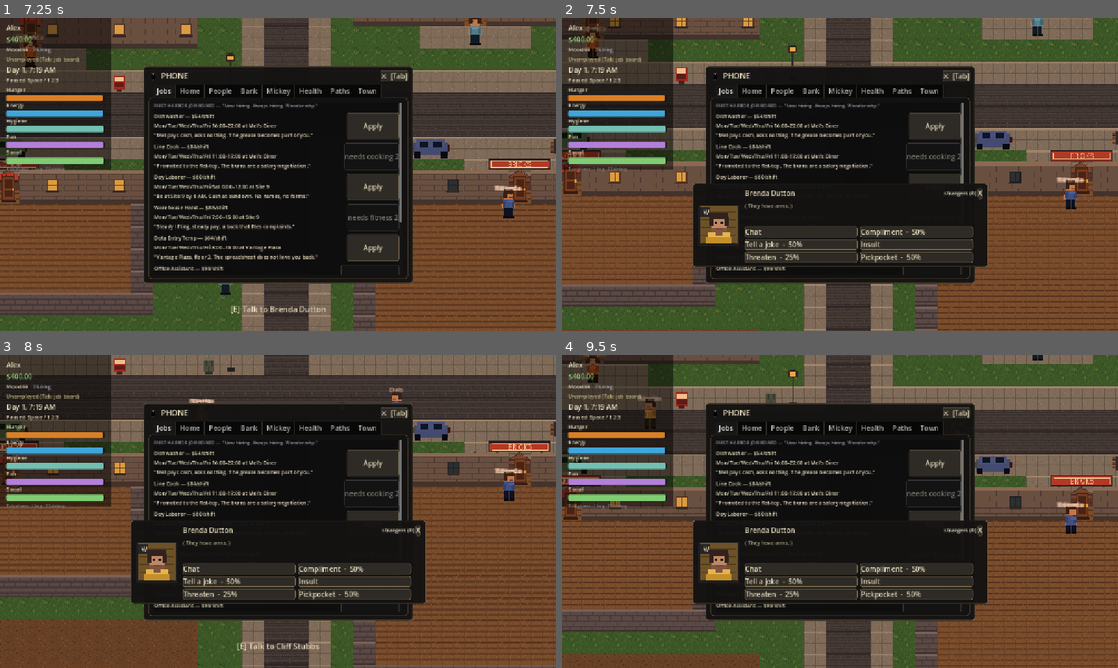
Above: before the commit, frames 1-4 (two rows, left to right).
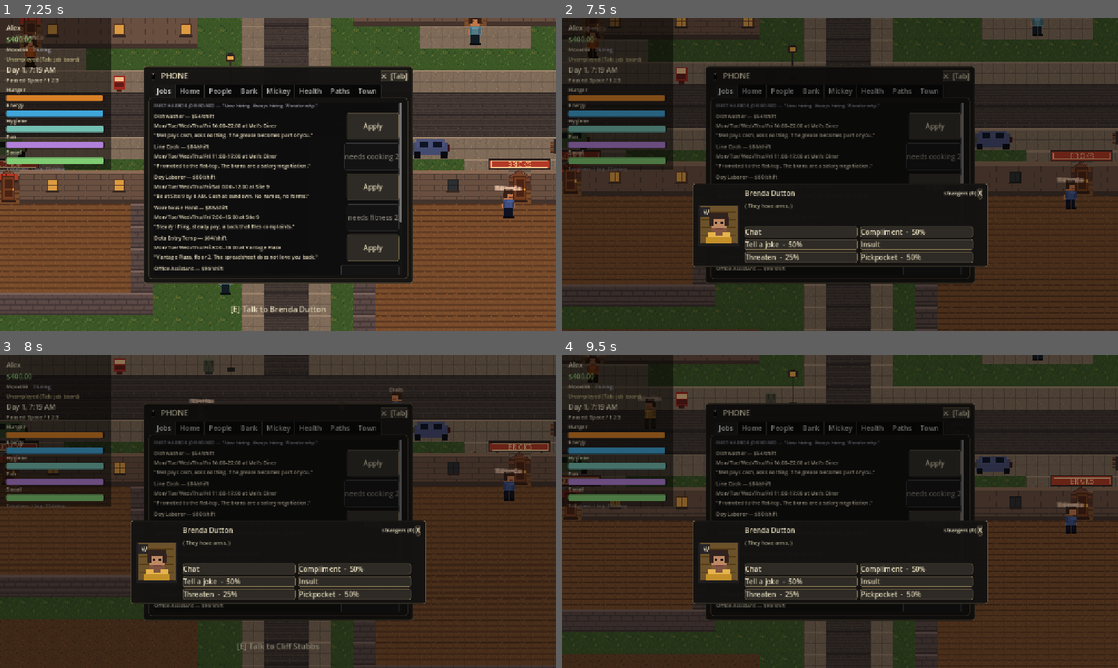
Above: after the commit, the same moments.

Repository: redstonejh/rags
Game: Godot game, scene res://scenes/ui/MainMenu.tscn
Same seed, same stepped clock (60 frames per second), same inputs: the game is played once before the commit and once after it.
Inputs (mouse positions are in pixels of both pictures, inside the frame that each line leads up to):
- Up to frame 1 (7.25 s): click "New Life" at 0.5 s; click (72, 318) at 1.27 s; type "Alex" at 1.35 s; click "Start This Life" at 2 s; move the mouse to (400, 158) at 2.77 s; hold D (move_right) 2.78-3.5 s; hold E (interact) 2.78-3.5 s; click (400, 158) at 2.92 s; drag from (166, 190) to (378, 39) at 3.52 s; move the mouse to (333, 105) at 4.27 s; hold D (move_right) 4.28-5 s; tap 3 (time_speed_3) at 4.35 s; click (333, 105) at 4.42 s; drag from (250, 237) to (422, 212) at 5.02 s; move the mouse to (444, 221) at 5.77 s; hold A (move_left) 5.78-6.5 s; hold Tab (phone) 5.78-6.5 s; click (444, 221) at 5.92 s; drag from (111, 127) to (411, 149) at 6.52 s
- Up to frame 2 (7.5 s): move the mouse to (867, 174) at 7.27 s; hold S (move_down) from 7.28 s (still down); hold E (interact) from 7.28 s (still down); click (867, 174) at 7.42 s
- Up to frame 3 (8 s): keep holding S (move_down); keep holding E (interact)
- Up to frame 4 (9.5 s): release S (move_down) at 8 s; release E (interact) at 8 s; drag from (756, 433) to (990, 430) at 8.02 s; move the mouse to (962, 495) at 8.77 s; hold W (move_up) from 8.78 s (still down); tap 3 (time_speed_3) at 8.85 s; click (962, 495) at 8.92 s

Frame 1 is identical in both runs. In frame 2, 60% of the frame differs, in the area x 0-100%, y 0-100%; in frame 3, 57%; in frame 4, 60%.

Commit message:
Stage dialogue with background scrim

Diff:
--- a/scripts/dev/playtest_driver.gd
+++ b/scripts/dev/playtest_driver.gd
@@ -343,8 +343,11 @@
 	await get_tree().process_frame
 	var dialogue: CanvasLayer = _main.get_node("Dialogue")
 	var portrait := _find_named_descendant(dialogue, "Portrait")
+	var scrim := _find_named_descendant(dialogue, "DialogueScrim")
 	_check(dialogue.visible and portrait is TextureRect and portrait.texture != null,
 			"dialogue opens with NPC portrait")
+	_check(scrim is ColorRect and scrim.visible and scrim.color.a >= 0.35,
+			"dialogue stages conversation with a readable scrim")
 	dialogue.call("_do_action_with_roll", "chat")
 	await get_tree().process_frame
 	_check(_dialogue_result_has_text(dialogue), "dialogue chat produces a response")
--- a/scripts/ui/dialogue.gd
+++ b/scripts/ui/dialogue.gd
@@ -40,6 +40,13 @@
 	blocker.set_anchors_preset(Control.PRESET_FULL_RECT)
 	blocker.mouse_filter = Control.MOUSE_FILTER_STOP
 	add_child(blocker)
+
+	var scrim := ColorRect.new()
+	scrim.name = "DialogueScrim"
+	scrim.set_anchors_preset(Control.PRESET_FULL_RECT)
+	scrim.mouse_filter = Control.MOUSE_FILTER_IGNORE
+	scrim.color = Color(0.02, 0.018, 0.015, 0.42)
+	blocker.add_child(scrim)
 
 	_panel = PanelContainer.new()
 	_panel.set_anchors_preset(Control.PRESET_CENTER_BOTTOM)
Not shown, changed: docs/PROGRESS.md
Not shown, changed: docs/REBUILD_PLAN.md
